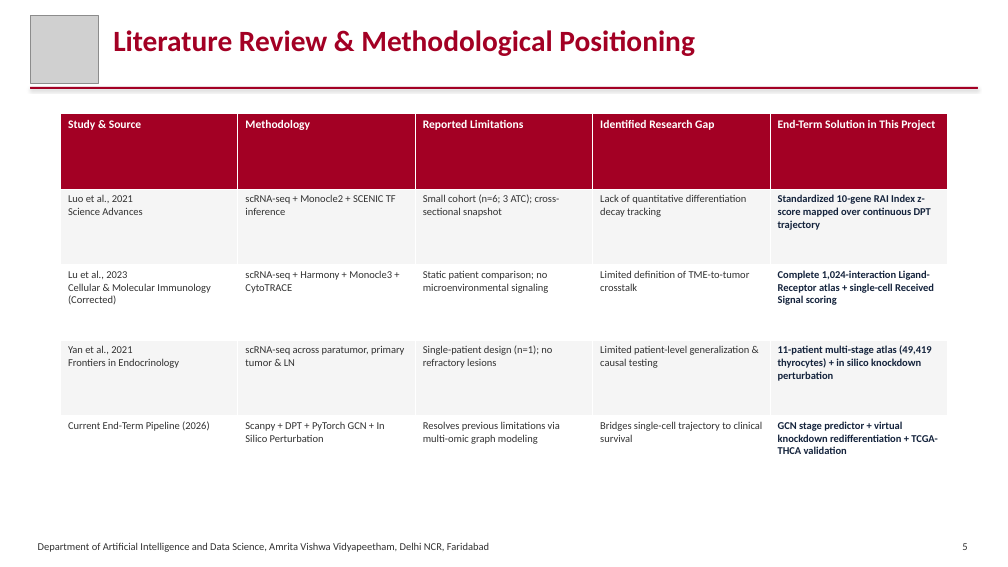
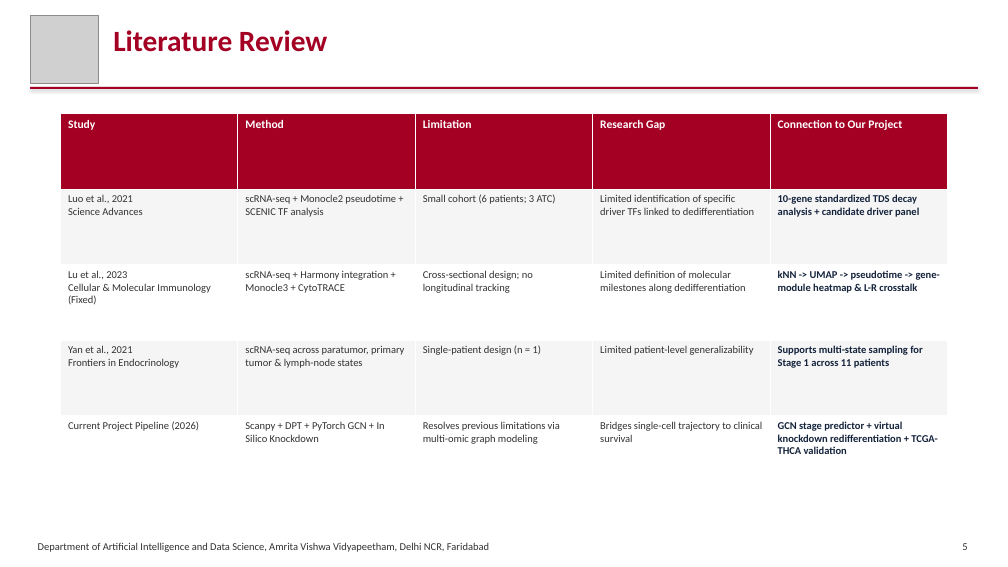
Before and after one commit to SatyaKrishna2811/thyroid_scRNA, a slide deck: slide 5 of Single-Cell Trajectory Mapping of Radioiodine Refractoriness in Thyroid Cancer_EndTerm.pptx. Drawn at 1008x567 pixels with LibreOffice and Linux fonts; fonts in the diff are those of the drawing; grey boxes stand for pictures. Boxes give left, top, right and bottom in pixels: in the first picture for what was removed or moved away, otherwise in the second. Text is boxed around its words. In the diff, an @@ line names an element or a change of style, - is before the commit and + after.

Commit message:
Update end-term PPTX to 21 slides: add missing objectives, pipeline, tools, dataset, and atlas annotation slides

```diff
--- a/Single-Cell Trajectory Mapping of Radioiodine Refractoriness in Thyroid Cancer_EndTerm.pptx
+++ b/Single-Cell Trajectory Mapping of Radioiodine Refractoriness in Thyroid Cancer_EndTerm.pptx
@@ text at (113, 30, 327, 52): text changed @@
-Literature Review & Methodological Positioning
+Literature Review
@@ table at (60, 113, 949, 492) @@
-row 1: Study & Source | Methodology | Reported Limitations | Identified Research Gap | End-Term Solution in This Project
+row 1: Study | Method | Limitation | Research Gap | Connection to Our Project
-row 2: Luo et al., 2021 Science Advances | scRNA-seq + Monocle2 + SCENIC TF inference | Small cohort (n=6; 3 ATC); cross-sectional snapshot | Lack of quantitative differentiation decay tracking | Standardized 10-gene RAI Index z-score mapped over continuous DPT trajectory
+row 2: Luo et al., 2021 Science Advances | scRNA-seq + Monocle2 pseudotime + SCENIC TF analysis | Small cohort (6 patients; 3 ATC) | Limited identification of specific driver TFs linked to dedifferentiation | 10-gene standardized TDS decay analysis + candidate driver panel
-row 3: Lu et al., 2023 Cellular & Molecular Immunology (Corrected) | scRNA-seq + Harmony + Monocle3 + CytoTRACE | Static patient comparison; no microenvironmental signaling | Limited definition of TME-to-tumor crosstalk | Complete 1,024-interaction Ligand-Receptor atlas + single-cell Received Signal scoring
+row 3: Lu et al., 2023 Cellular & Molecular Immunology (Fixed) | scRNA-seq + Harmony integration + Monocle3 + CytoTRACE | Cross-sectional design; no longitudinal tracking | Limited definition of molecular milestones along dedifferentiation | kNN -> UMAP -> pseudotime -> gene-module heatmap & L-R crosstalk
-row 4: Yan et al., 2021 Frontiers in Endocrinology | scRNA-seq across paratumor, primary tumor & LN | Single-patient design (n=1); no refractory lesions | Limited patient-level generalization & causal testing | 11-patient multi-stage atlas (49,419 thyrocytes) + in silico knockdown perturbation
+row 4: Yan et al., 2021 Frontiers in Endocrinology | scRNA-seq across paratumor, primary tumor & lymph-node states | Single-patient design (n = 1) | Limited patient-level generalizability | Supports multi-state sampling for Stage 1 across 11 patients
-row 5, column 1: Current End-Term Pipeline (2026)
+row 5, column 1: Current Project Pipeline (2026)
-row 5, column 2: Scanpy + DPT + PyTorch GCN + In Silico Perturbation
+row 5, column 2: Scanpy + DPT + PyTorch GCN + In Silico Knockdown
```
Also in this commit, not shown: 14 other slides changed, 5 slides added.
